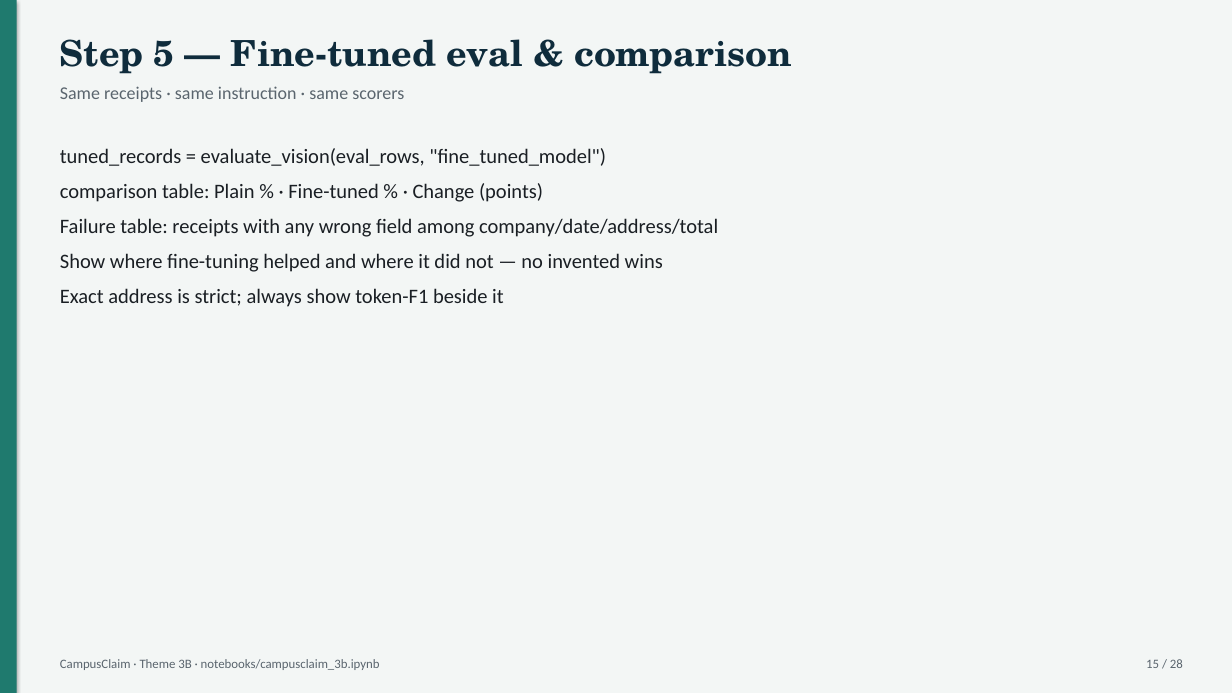
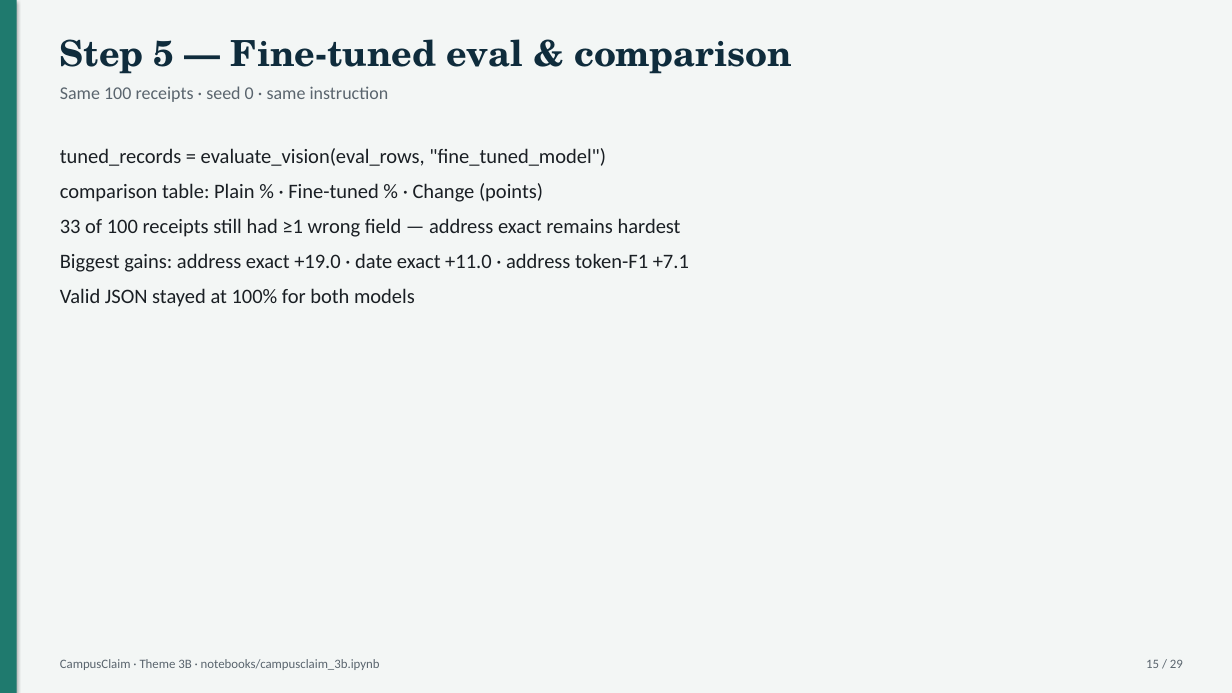
Before and after one commit to sank8-2/campusclaim, a slide deck: slide 15 of docs/CampusClaim_Notebook_Walkthrough.pptx. Drawn at 1232x693 pixels with LibreOffice and Linux fonts; fonts in the diff are those of the drawing. Boxes give left, top, right and bottom in pixels: in the first picture for what was removed or moved away, otherwise in the second. Text is boxed around its words. In the diff, an @@ line names an element or a change of style, - is before the commit and + after.

```diff
--- a/docs/CampusClaim_Notebook_Walkthrough.pptx
+++ b/docs/CampusClaim_Notebook_Walkthrough.pptx
@@ text at box(60, 86, 389, 102): text changed @@
-Same receipts · same instruction · same scorers
+Same 100 receipts · seed 0 · same instruction
@@ text at box(60, 218, 689, 307): text changed @@
-Failure table: receipts with any wrong field among company/date/address/total
-Show where fine-tuning helped and where it did not — no invented wins
-Exact address is strict; always show token-F1 beside it
+33 of 100 receipts still had ≥1 wrong field — address exact remains hardest
+Biggest gains: address exact +19.0 · date exact +11.0 · address token-F1 +7.1
+Valid JSON stayed at 100% for both models
@@ text at box(1146, 659, 1183, 668): text changed @@
-15 / 28
+15 / 29
```
Also in this commit, not shown: 24 other slides changed, 2 slides added, 1 slide removed, 19 other files.
